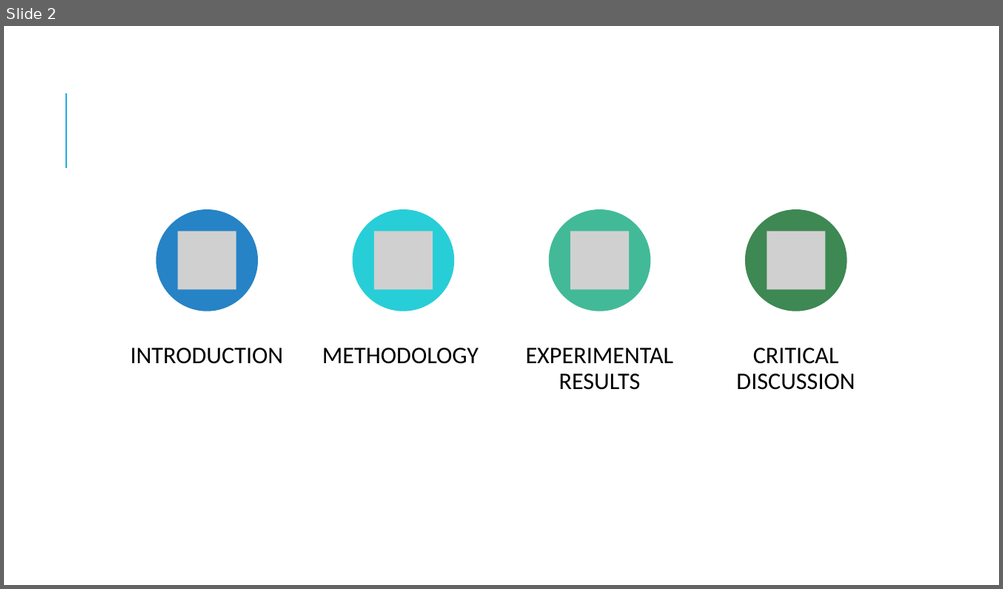
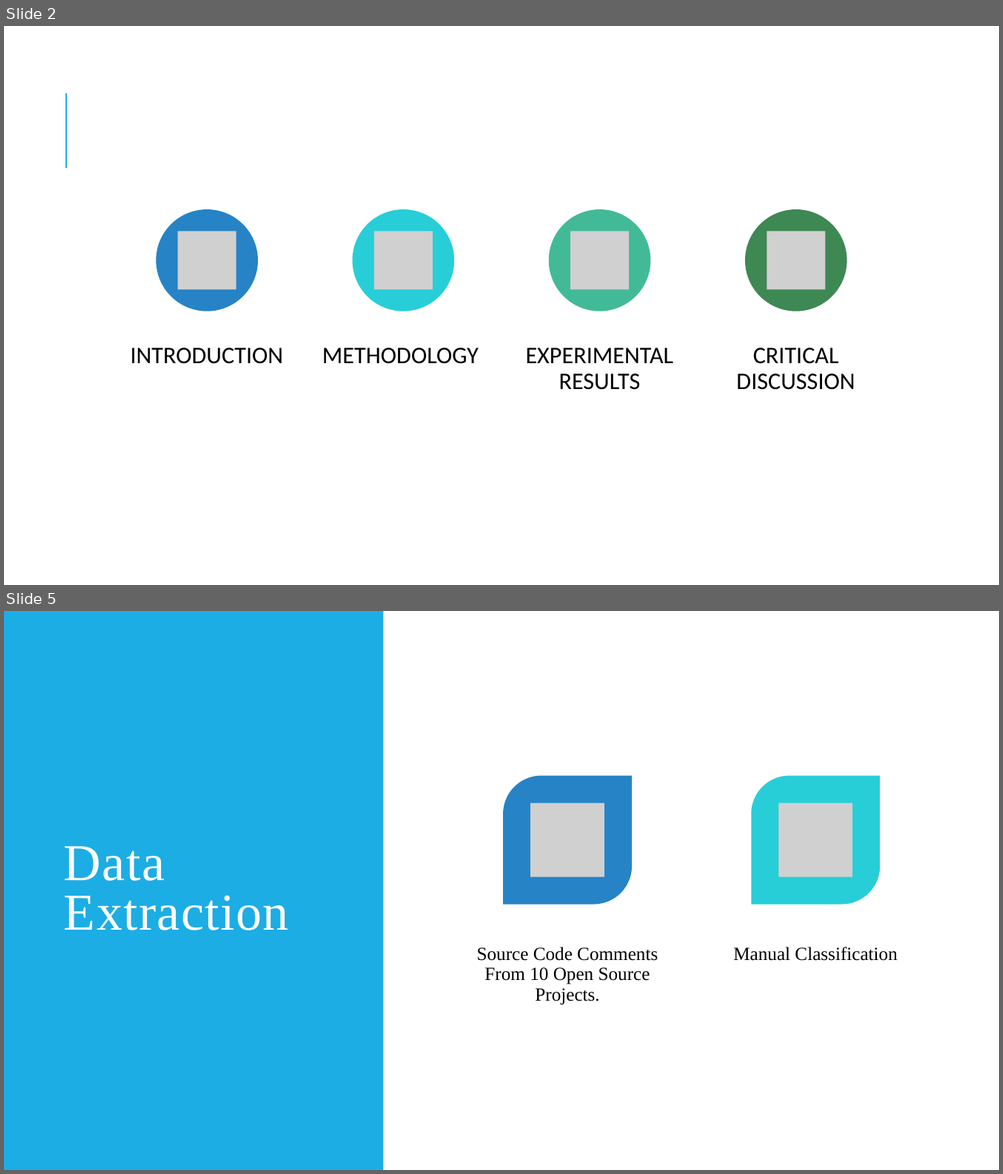
Before and after one commit to NJ261/CSCI6509_Project, a slide deck: presentation/presentation.pptx. Shown one above the other, each under a label of ours: slide 2 before the commit, slides 2 and 5 after it; the slides between them are not shown. The pictures are 1003x589 and 1003x1174 pixels, drawn with LibreOffice and Linux fonts; fonts in the diff are those of the drawing; grey boxes stand for pictures. Boxes give left, top, right and bottom in pixels: in the first picture for what was removed or moved away, otherwise in the second. Text is boxed around its words. In the diff, an @@ line names an element or a change of style, - is before the commit and + after.

```diff
--- a/presentation/presentation.pptx
+++ b/presentation/presentation.pptx
@@ slide 5 added at bbox=[4, 611, 999, 1170], background #FFFFFF @@
@@ rectangle added at bbox=[4, 611, 383, 1170], fill #1CADE4 @@
@@ title added at bbox=[64, 846, 289, 931], 50 pt, text #FFFFFF @@
+Data Extraction
@@ group added at bbox=[477, 776, 896, 1005]: 2 round diag rects, 2 pictures, 2 texts @@
+Source Code Comments From 10 Open Source Projects.
+Manual Classification
```
Also in this commit, not shown: 4 slides changed, 3 other slides added.
